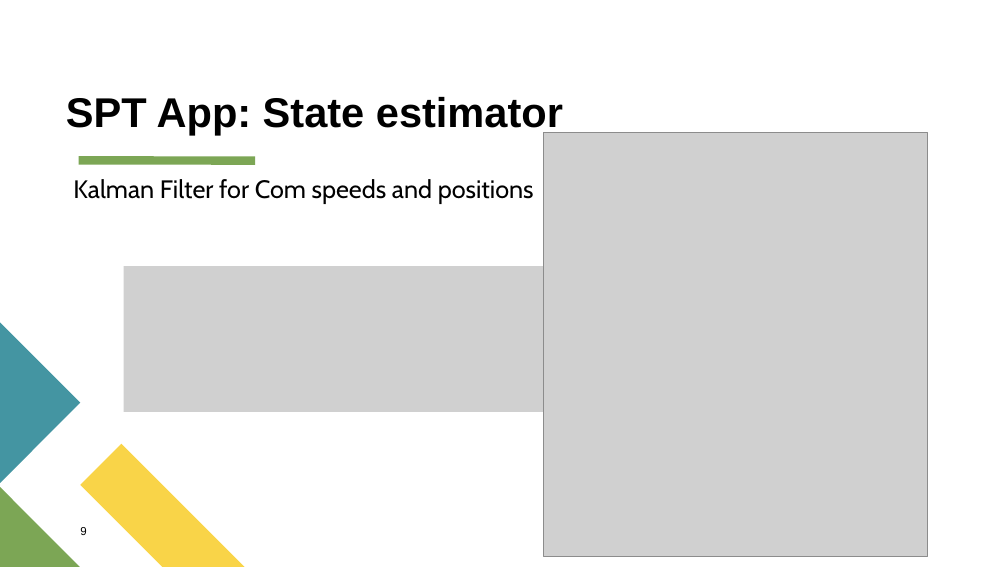
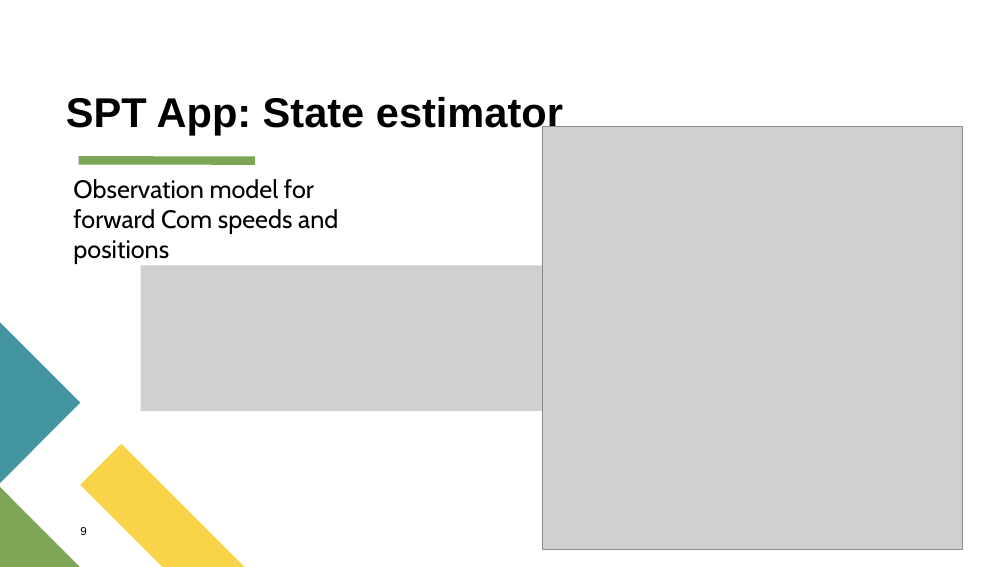
Before and after one commit to PingpingL/MATLAB_APP_on_treadmill_control_and_self-pacing_algorithm_implementation, a slide deck: slide 8 of spring_presentation.pptx (slide 11 before the commit). Drawn at 1008x567 pixels with LibreOffice and Linux fonts; fonts in the diff are those of the drawing; grey boxes stand for pictures. Boxes give left, top, right and bottom in pixels: in the first picture for what was removed or moved away, otherwise in the second. Text is boxed around its words. In the diff, an @@ line names an element or a change of style, - is before the commit and + after.

```diff
--- a/spring_presentation.pptx
+++ b/spring_presentation.pptx
@@ picture: place and size @@
-picture at box(544, 132, 928, 557)
+picture at box(542, 127, 963, 550)
@@ text at box(73, 179, 338, 264): text changed @@
-Kalman Filter for Com speeds and positions
+Observation model for forward Com speeds and positions
@@ picture: place and size @@
-picture at box(123, 266, 543, 412)
+picture at box(141, 265, 560, 411)
```
Also in this commit, not shown: 6 other slides changed, 8 slides added, 13 slides removed.
